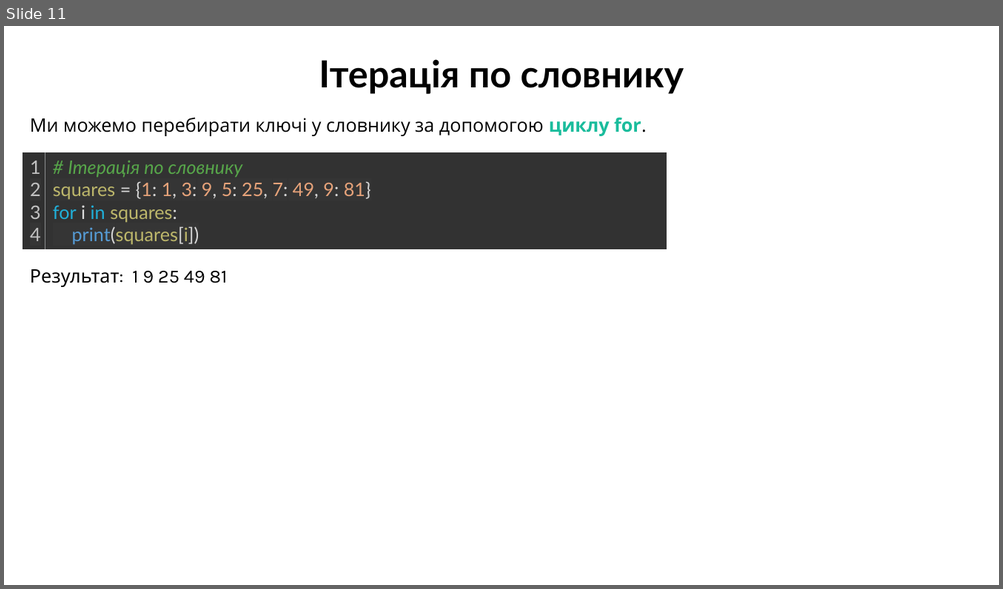
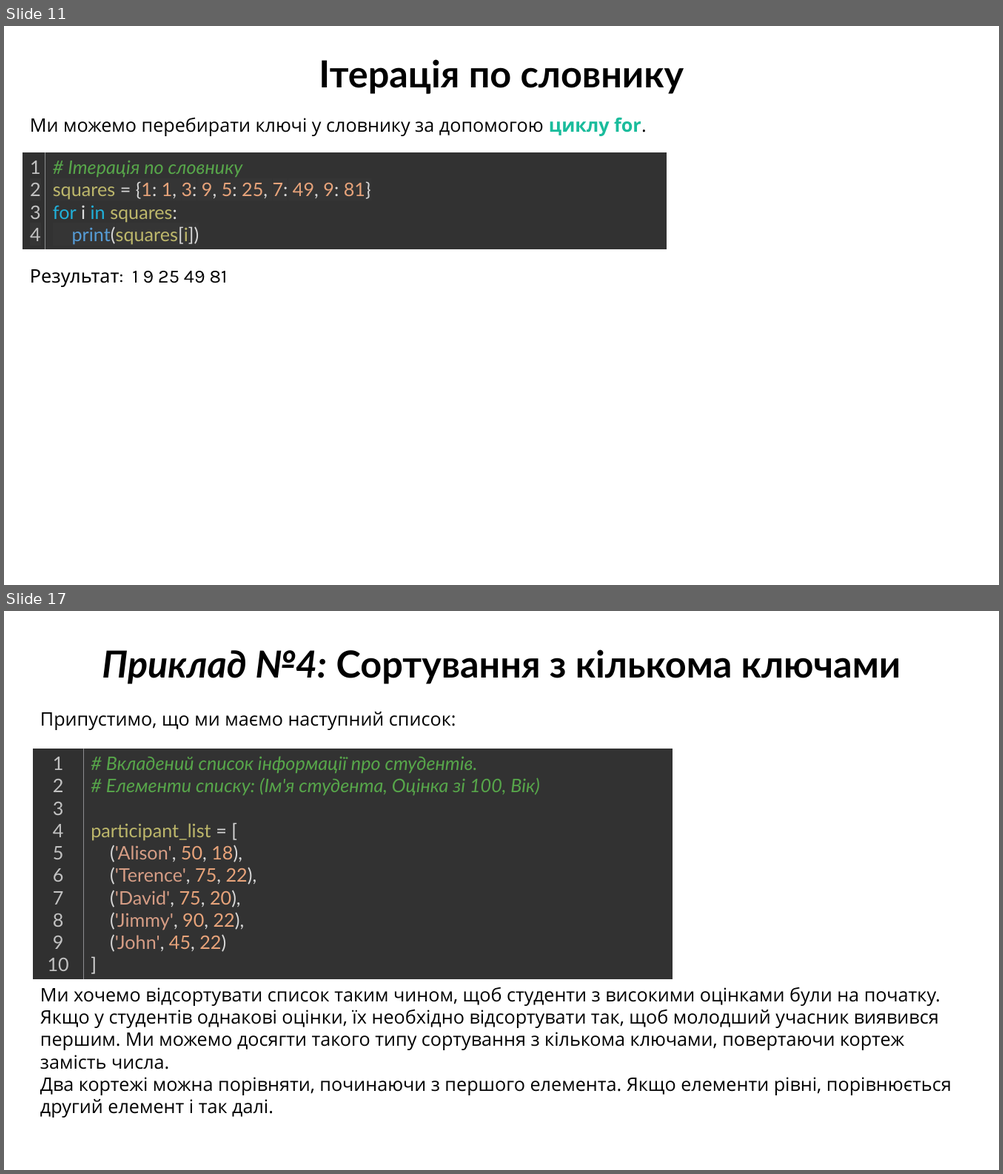
Before and after one commit to arg3ntuum/PythonCourse, a slide deck: Python Урок 12 Словники.pptx. Shown one above the other, each under a label of ours: slide 11 before the commit, slides 11 and 17 after it; the slides between them are not shown. The pictures are 1003x589 and 1003x1174 pixels, drawn with LibreOffice and Linux fonts; fonts in the diff are those of the drawing. Boxes give left, top, right and bottom in pixels: in the first picture for what was removed or moved away, otherwise in the second. Text is boxed around its words. In the diff, an @@ line names an element or a change of style, - is before the commit and + after.

```diff
--- a/Python Урок 12 Словники.pptx
+++ b/Python Урок 12 Словники.pptx
@@ slide 17 added at (x1=4, y1=611, x2=999, y2=1170), background #FFFFFF @@
@@ text added at (x1=102, y1=649, x2=901, y2=684), 36 pt, text #000000, bold @@
+Приклад №4: Сортування з кількома ключами
@@ text added at (x1=40, y1=712, x2=456, y2=730), 18 pt, text #000000 @@
+Припустимо, що ми маємо наступний список:
@@ table added at (x1=33, y1=749, x2=672, y2=980), 1 rows, 2 columns @@
+1 / 2 / 3 / 4 / 5 / 6 / 7 / 8 / 9 / 10 | # Вкладений список інформації про студентів. / # Елементи списку: (Ім'я студента, Оцінка зі 100, Вік) / participant_list = [ / ('Alison', 50, 18), / ('Terence', 75, 22), / ('David', 75, 20), / ('Jimmy', 90, 22), / ('John', 45, 22) / ]
@@ text added at (x1=40, y1=987, x2=951, y2=1118), 18 pt, text #000000 @@
+Ми хочемо відсортувати список таким чином, щоб студенти з високими оцінками були на початку. Якщо у студентів однакові оцінки, їх необхідно відсортувати так, щоб молодший учасник виявився першим. Ми можемо досягти такого типу сортування з кількома ключами, повертаючи кортеж замість числа.
+Два кортежі можна порівняти, починаючи з першого елемента. Якщо елементи рівні, порівнюється другий елемент і так далі.
```
Also in this commit, not shown: 7 other slides added, 6 other files.
